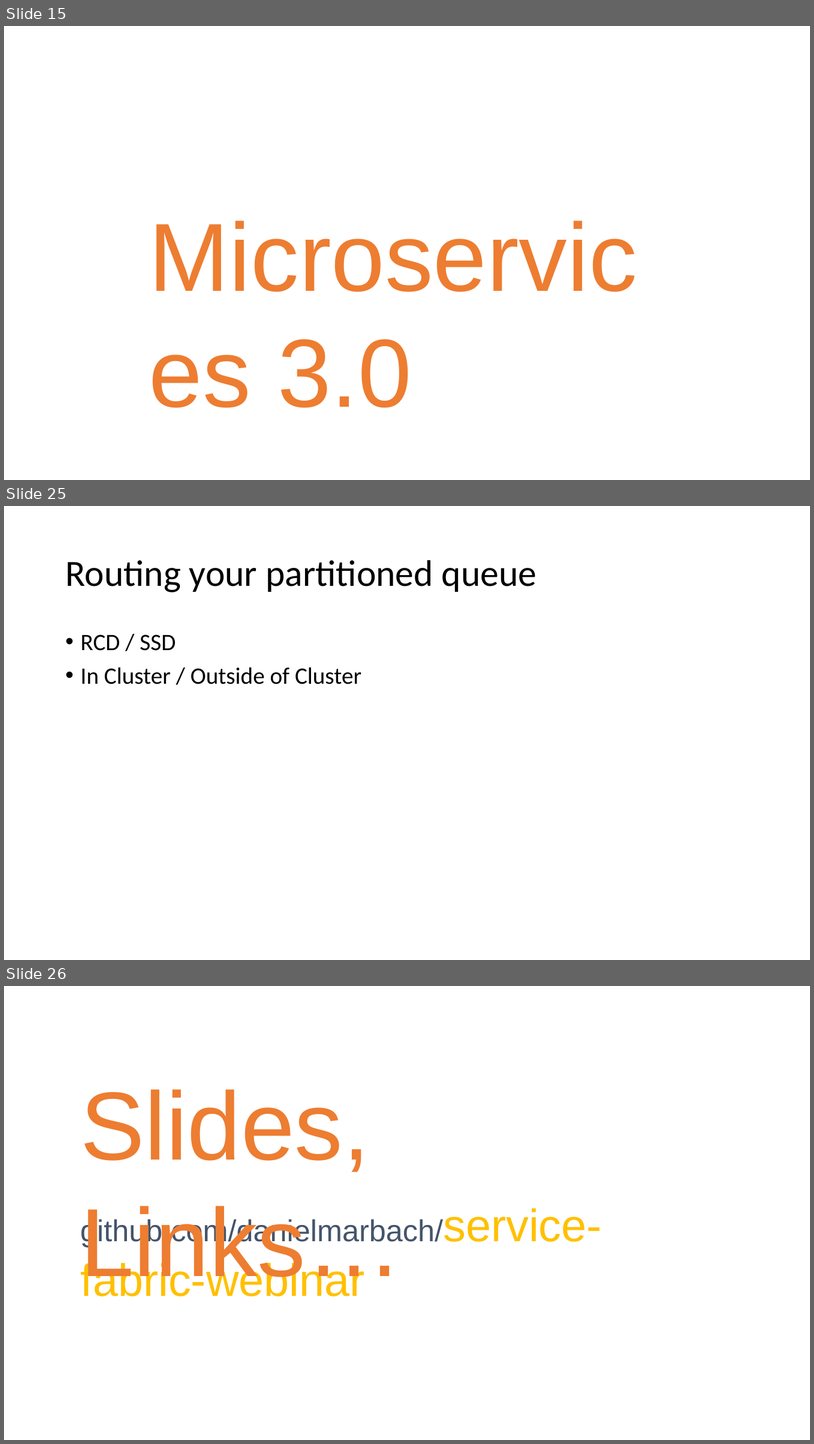
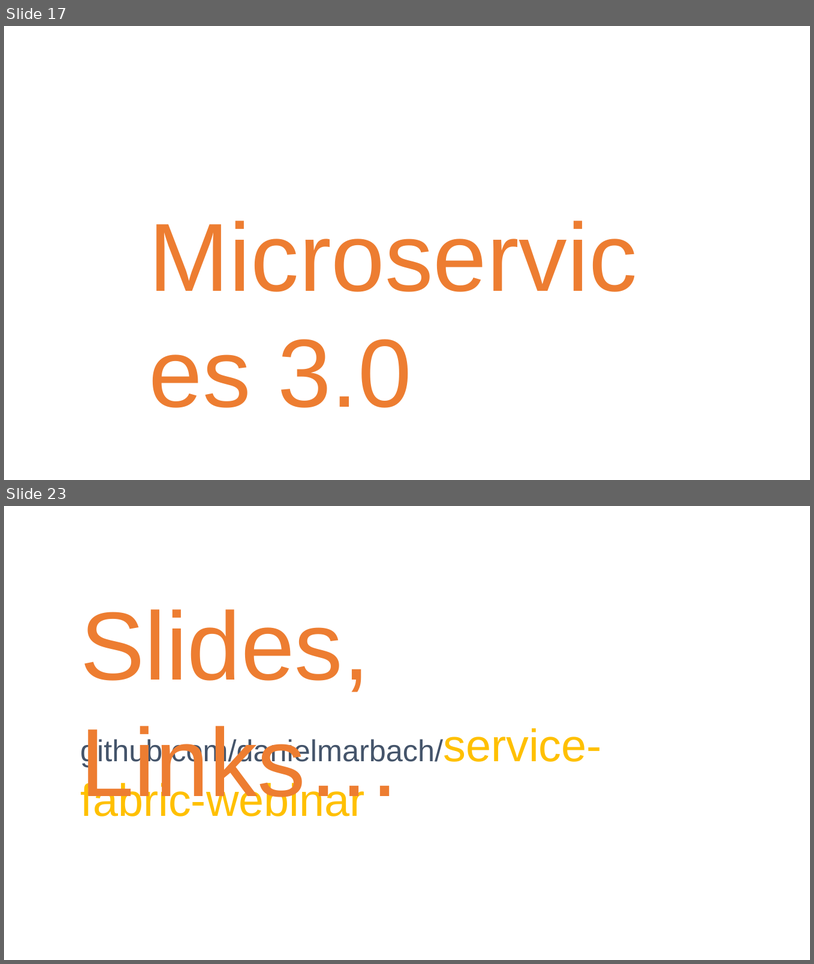
Before and after one commit to danielmarbach/service-fabric-webinar, a slide deck: Slides.pptx. Shown one above the other, each under a label of ours: slides 15, 25 and 26 before the commit, slides 17 and 23 after it; the slides between them are not shown. The pictures are 814x1444 and 814x964 pixels, drawn with LibreOffice and Linux fonts; fonts in the diff are those of the drawing. Boxes give left, top, right and bottom in pixels: in the first picture for what was removed or moved away, otherwise in the second. Text is boxed around its words. In the diff, an @@ line names an element or a change of style, - is before the commit and + after.

```diff
--- a/Slides.pptx
+++ b/Slides.pptx
@@ slide 25 removed at (4, 506, 810, 960), background #FFFFFF @@
@@ title removed at (65, 560, 537, 592) @@
-Routing your partitioned queue
@@ text removed at (81, 634, 362, 684) @@
-• RCD / SSD
-• In Cluster / Outside of Cluster
@@ what was slide 15 is now slide 17 @@
@@ what was slide 26 is now slide 23 @@
```
Also in this commit, not shown: 7 slides added, 9 other slides removed, 1 other file.
